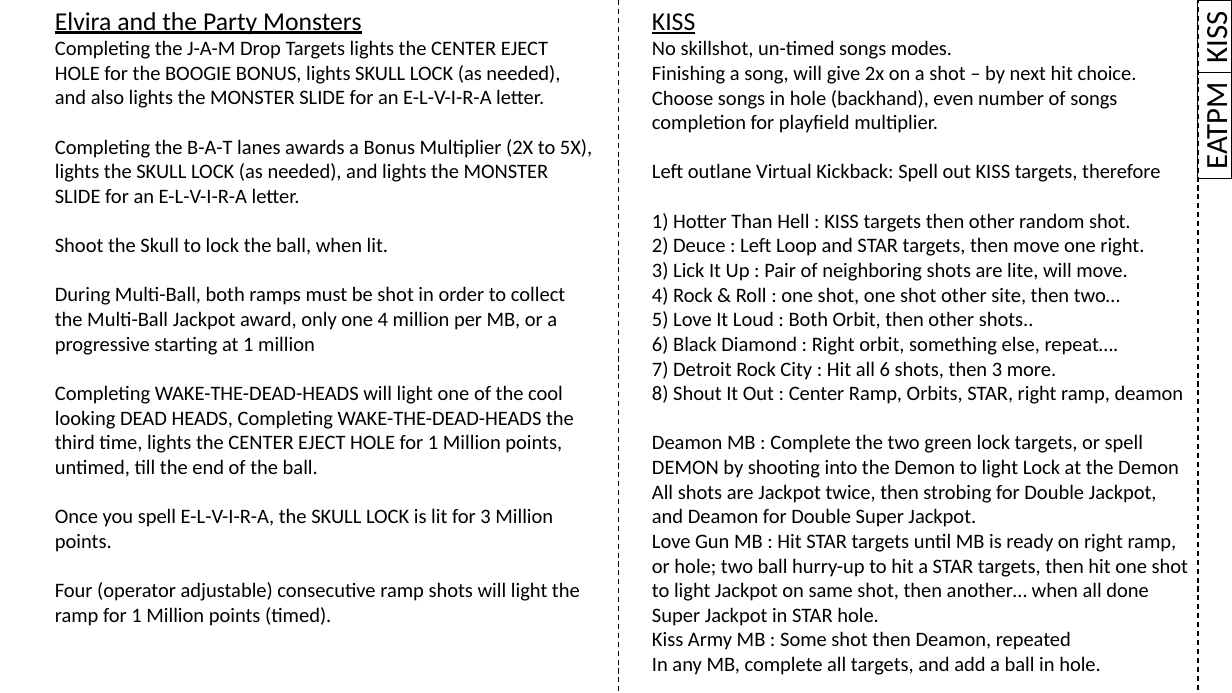
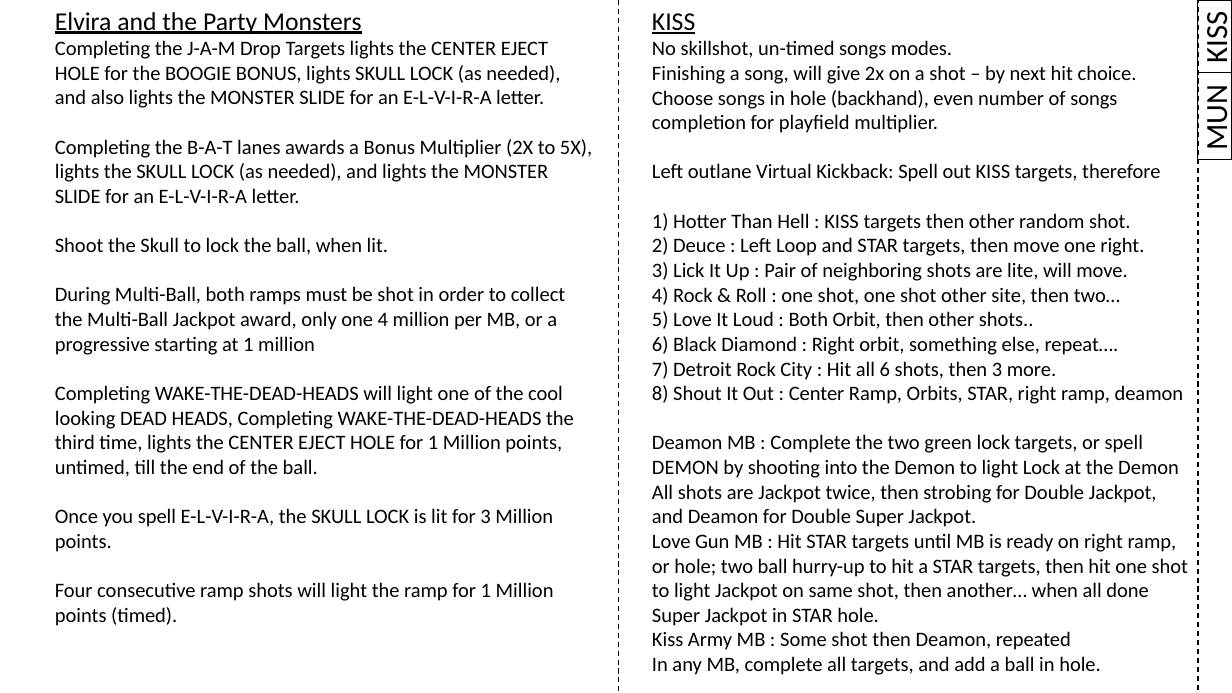
Before and after one commit to karstenbolge/PB, a slide deck: slide 14 of PB.pptx. Drawn at 1232x693 pixels with LibreOffice and Linux fonts; fonts in the diff are those of the drawing. Boxes give left, top, right and bottom in pixels: in the first picture for what was removed or moved away, otherwise in the second. Text is boxed around its words. In the diff, an @@ line names an element or a change of style, - is before the commit and + after.

```diff
--- a/PB.pptx
+++ b/PB.pptx
@@ rectangle "MUN": place and size @@
-rectangle "MUN" at <box>1198,72,1232,178</box>
+rectangle "MUN" at <box>1198,72,1232,160</box>
@@ text in rectangle at <box>1198,91,1232,149</box>: text changed @@
-EATPM
+MUN
@@ text at <box>55,582,554,626</box>: text changed @@
-Four (operator adjustable) consecutive ramp shots will light the ramp for 1 Million points (timed).
+Four consecutive ramp shots will light the ramp for 1 Million points (timed).
```
Also in this commit, not shown: 13 other slides changed.
